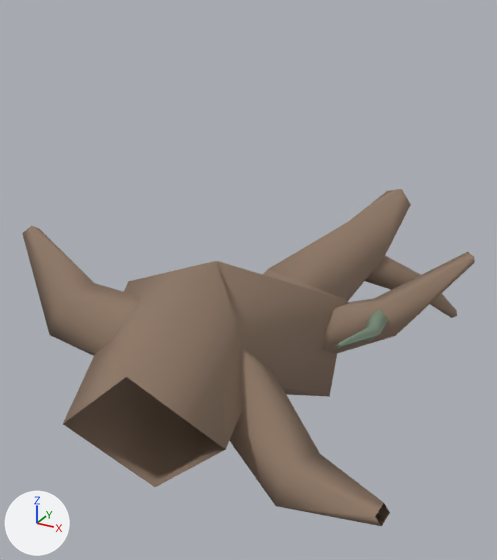
Two versions of the Blender file assets/authoring/items/blackroot.blend, one commit apart.
Camera for both pictures: a camera (50 mm lens) standing at (0.846, -1.749, 0.966) and looking at (-0.122, 0.01, 0.087). Lighting does not change. The marker at lower left points along +X, +Y and +Z. The first picture is the older version.

Objects in the first picture: 'C_Branch_0', 'C_Branch_1', 'C_Branch_2', 'C_Branch_4', 'C_Sap', 'C_Trunk'.
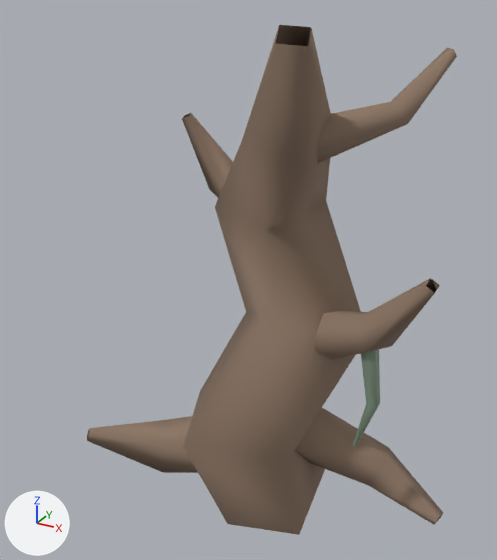
Pixel boxes (x1, y1, x2, y2) of what changed, in the pictures (497 x 560 px):
'C_Trunk', reshaped (49% narrower, 71% taller): before (63, 189, 411, 487); after (183, 25, 361, 535)
'C_Branch_1', reshaped (7% narrower, 36% shorter): before (229, 345, 390, 526); after (294, 408, 443, 524)
'C_Branch_0', reshaped: before (22, 226, 141, 356); after (87, 416, 198, 473)
'C_Branch_2', reshaped (18% narrower, 20% shorter): before (322, 252, 475, 354); after (314, 278, 440, 359)
'C_Branch_4', reshaped: before (365, 256, 457, 318); after (316, 48, 457, 163)
'C_Sap', reshaped (47% narrower, 148% taller): before (336, 309, 388, 348); after (353, 349, 380, 447)
'C_Branch_3', reshaped (not visible before): after (182, 113, 233, 198)

The change, as a diff of the scene's bpy script:
```diff
--- a/assets/authoring/items/blackroot.blend.py
+++ b/assets/authoring/items/blackroot.blend.py
@@ cu_c_trunkcurve @@
 _sp = cu_c_trunkcurve.splines.new('POLY'); _sp.points.add(5)
-_sp.points.foreach_set('co', [0.0, -0.72, 0.0, 1.0, -0.09, -0.38, 0.1, 1.0, 0.06, -0.04, -0.05, 1.0, -0.12, 0.3, -0.15, 1.0, 0.03, 0.58, 0.04, 1.0, 0.1, 0.84, 0.17, 1.0])
+_sp.points.foreach_set('co', [0.0, 0.0, -0.72, 1.0, -0.09, -0.1, -0.38, 1.0, 0.06, 0.05, -0.04, 1.0, -0.12, 0.15, 0.3, 1.0, 0.03, -0.04, 0.58, 1.0, 0.1, -0.17, 0.84, 1.0])
 _sp.points.foreach_set('radius', [0.87, 1.0, 0.913, 0.783, 0.565, 0.239])
@@ cu_c_branch_0curve @@
 _sp = cu_c_branch_0curve.splines.new('POLY'); _sp.points.add(2)
-_sp.points.foreach_set('co', [-0.06, -0.46, 0.07, 1.0, -0.36, -0.53, 0.16, 1.0, -0.56, -0.45, 0.32, 1.0])
+_sp.points.foreach_set('co', [-0.06, -0.07, -0.46, 1.0, -0.36, -0.16, -0.53, 1.0, -0.56, -0.32, -0.45, 1.0])
 _sp.points.foreach_set('radius', [1.0, 0.692, 0.192])
@@ cu_c_branch_1curve @@
 _sp = cu_c_branch_1curve.splines.new('POLY'); _sp.points.add(2)
-_sp.points.foreach_set('co', [0.02, -0.38, 0.02, 1.0, 0.32, -0.55, -0.12, 1.0, 0.55, -0.63, -0.06, 1.0])
+_sp.points.foreach_set('co', [0.02, -0.02, -0.38, 1.0, 0.32, 0.12, -0.55, 1.0, 0.55, 0.06, -0.63, 1.0])
 _sp.points.foreach_set('radius', [1.0, 0.667, 0.208])
@@ cu_c_branch_2curve @@
 _sp = cu_c_branch_2curve.splines.new('POLY'); _sp.points.add(2)
-_sp.points.foreach_set('co', [0.02, -0.1, -0.05, 1.0, 0.32, 0.04, 0.05, 1.0, 0.5, 0.28, 0.19, 1.0])
+_sp.points.foreach_set('co', [0.02, 0.05, -0.1, 1.0, 0.32, -0.05, 0.04, 1.0, 0.5, -0.19, 0.28, 1.0])
 _sp.points.foreach_set('radius', [1.0, 0.7, 0.2])
@@ cu_c_branch_3curve @@
 _sp = cu_c_branch_3curve.splines.new('POLY'); _sp.points.add(2)
-_sp.points.foreach_set('co', [-0.1, 0.24, -0.14, 1.0, -0.38, 0.32, -0.29, 1.0, -0.47, 0.54, -0.21, 1.0])
+_sp.points.foreach_set('co', [-0.1, 0.14, 0.24, 1.0, -0.38, 0.29, 0.32, 1.0, -0.47, 0.21, 0.54, 1.0])
 _sp.points.foreach_set('radius', [1.0, 0.684, 0.211])
@@ cu_c_branch_4curve @@
 _sp = cu_c_branch_4curve.splines.new('POLY'); _sp.points.add(2)
-_sp.points.foreach_set('co', [0.0, 0.52, 0.02, 1.0, 0.29, 0.63, -0.1, 1.0, 0.38, 0.78, -0.25, 1.0])
+_sp.points.foreach_set('co', [0.0, -0.02, 0.52, 1.0, 0.29, 0.1, 0.63, 1.0, 0.38, 0.25, 0.78, 1.0])
 _sp.points.foreach_set('radius', [1.0, 0.667, 0.24])
@@ cu_c_sapcurve @@
 _sp = cu_c_sapcurve.splines.new('POLY'); _sp.points.add(2)
-_sp.points.foreach_set('co', [0.31, 0.02, 0.06, 1.0, 0.35, -0.16, 0.1, 1.0, 0.31, -0.31, 0.12, 1.0])
+_sp.points.foreach_set('co', [0.31, -0.06, 0.02, 1.0, 0.35, -0.1, -0.16, 1.0, 0.31, -0.12, -0.31, 1.0])
 _sp.points.foreach_set('radius', [1.0, 0.733, 0.233])
```
